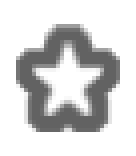
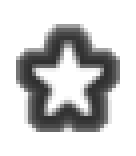
Two versions of the same layered image (136 × 156). Layer-by-layer changes:
added layer "Слой 3" (75%) above "Слой 4" over [left=24, top=32, right=112, bottom=124]
added layer "Слой 4" (75%) above "Слой 2" over [left=20, top=28, right=116, bottom=128]
